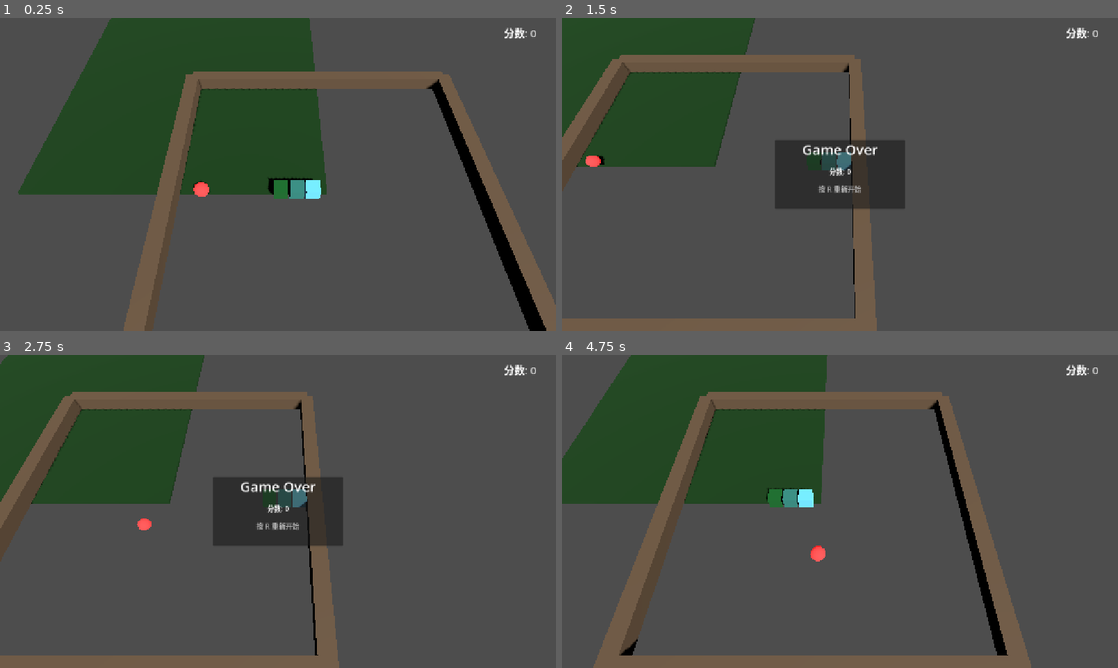
Above: before the commit, frames 1-4 (two rows, left to right).
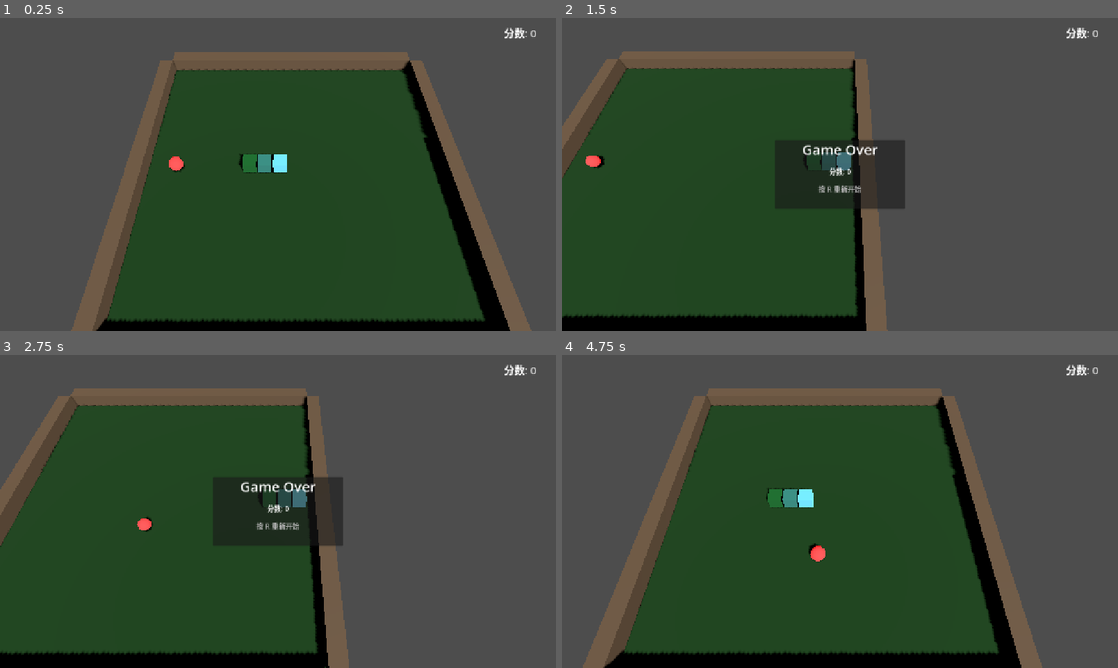
Above: after the commit, the same moments.

Repository: gaoyingxie/godot-3d-demo
Game: Godot game, scene res://scenes/main.tscn
Two runs of this game, one before a commit and one after it. Both use one fixed random seed, a clock stepped at 60 frames per second and the inputs below.
Inputs (mouse positions are in pixels of both pictures, inside the frame that each line leads up to):
- Up to frame 1 (0.25 s): no input
- Up to frame 2 (1.5 s): tap Enter at 0.5 s; move the mouse to (962, 158) at 0.52 s; hold D (move_right) 0.53-1.28 s; hold Shift (sprint) 0.53-1.28 s; click (962, 158) at 0.67 s; tap Space (jump) at 0.77 s; move the mouse to (728, 190) at 1.27 s; hold S (move_backward) from 1.28 s (still down); tap Shift (sprint) at 1.35 s
- Up to frame 3 (2.75 s): tap Space (jump) at 1.52 s; move the mouse to (333, 442) at 2.02 s; release S (move_backward) at 2.03 s; hold D (move_right) from 2.03 s (still down); hold Shift (sprint) from 2.03 s (still down)
- Up to frame 4 (4.75 s): move the mouse to (812, 574) at 2.77 s; release D (move_right) at 2.78 s; release Shift (sprint) at 2.78 s; hold W (move_forward) 2.78-3.53 s; tap Shift (sprint) at 2.85, 4.35 s; click (812, 574) at 2.92 s; tap Space (jump) at 3.02, 3.77, 4.52 s; move the mouse to (1006, 558) at 3.52 s; hold Shift (sprint) 3.53-4.28 s; hold A (move_left) from 3.53 s (still down); move the mouse to (673, 464) at 4.27 s

The runs differ from the first frame. In frame 1, 64% of the frame differs, in the area x 3-100%, y 0-100%; in frame 2, 40%; in frame 3, 42%; in frame 4, 55%.

Commit message:
fix: 地面+围墙+相机全部对齐到网格(0,0)-(20,20)

Diff:
--- a/scenes/main.tscn
+++ b/scenes/main.tscn
@@ -32,7 +32,7 @@
 [node name="WorldEnvironment" type="WorldEnvironment" parent="."]
 
 [node name="Ground" type="StaticBody3D" parent="."]
-transform = Transform3D(1, 0, 0, 0, 1, 0, 0, 0, 1, 0, -0.1, 0)
+transform = Transform3D(1, 0, 0, 0, 1, 0, 0, 0, 1, 10, -0.1, 10)
 
 [node name="MeshInstance3D" type="MeshInstance3D" parent="Ground"]
 material_override = SubResource("StandardMaterial3D_ground")
@@ -42,35 +42,35 @@
 shape = SubResource("BoxShape3D_ground")
 
 [node name="WallNorth" type="CSGBox3D" parent="."]
-transform = Transform3D(1, 0, 0, 0, 1, 0, 0, 0, 1, 10, 0.5, 0)
+transform = Transform3D(1, 0, 0, 0, 1, 0, 0, 0, 1, 10, 0.5, -0.5)
 size = Vector3(20, 1, 1)
 material_override = SubResource("StandardMaterial3D_wall")
 
 [node name="WallSouth" type="CSGBox3D" parent="."]
-transform = Transform3D(1, 0, 0, 0, 1, 0, 0, 0, 1, 10, 0.5, 20)
+transform = Transform3D(1, 0, 0, 0, 1, 0, 0, 0, 1, 10, 0.5, 20.5)
 size = Vector3(20, 1, 1)
 material_override = SubResource("StandardMaterial3D_wall")
 
 [node name="WallWest" type="CSGBox3D" parent="."]
-transform = Transform3D(1, 0, 0, 0, 1, 0, 0, 0, 1, 0, 0.5, 10)
+transform = Transform3D(1, 0, 0, 0, 1, 0, 0, 0, 1, -0.5, 0.5, 10)
 size = Vector3(1, 1, 20)
 material_override = SubResource("StandardMaterial3D_wall")
 
 [node name="WallEast" type="CSGBox3D" parent="."]
-transform = Transform3D(1, 0, 0, 0, 1, 0, 0, 0, 1, 20, 0.5, 10)
+transform = Transform3D(1, 0, 0, 0, 1, 0, 0, 0, 1, 20.5, 0.5, 10)
 size = Vector3(1, 1, 20)
 material_override = SubResource("StandardMaterial3D_wall")
 
 [node name="SnakeWorld" type="Node3D" parent="."]
 
 [node name="Food" type="CSGSphere3D" parent="."]
-transform = Transform3D(1, 0, 0, 0, 1, 0, 0, 0, 1, 0, 0.5, 0)
+transform = Transform3D(1, 0, 0, 0, 1, 0, 0, 0, 1, 10, 0.5, 10)
 radius = 0.4
 height = 0.8
 material_override = SubResource("StandardMaterial3D_food")
 
 [node name="CameraAnchor" type="Node3D" parent="."]
-transform = Transform3D(1, 0, 0, 0, 0.5, 0.866025, 0, -0.866025, 0.5, 0, 15, 9)
+transform = Transform3D(1, 0, 0, 0, 0.5, 0.866025, 0, -0.866025, 0.5, 10, 16, 19)
 
 [node name="Camera3D" type="Camera3D" parent="CameraAnchor"]
 current = true
